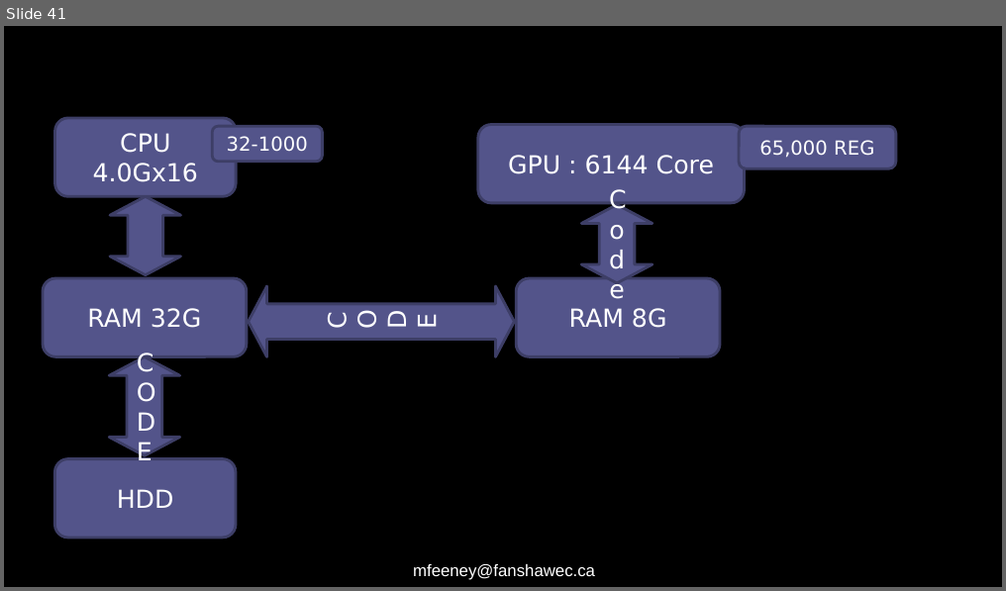
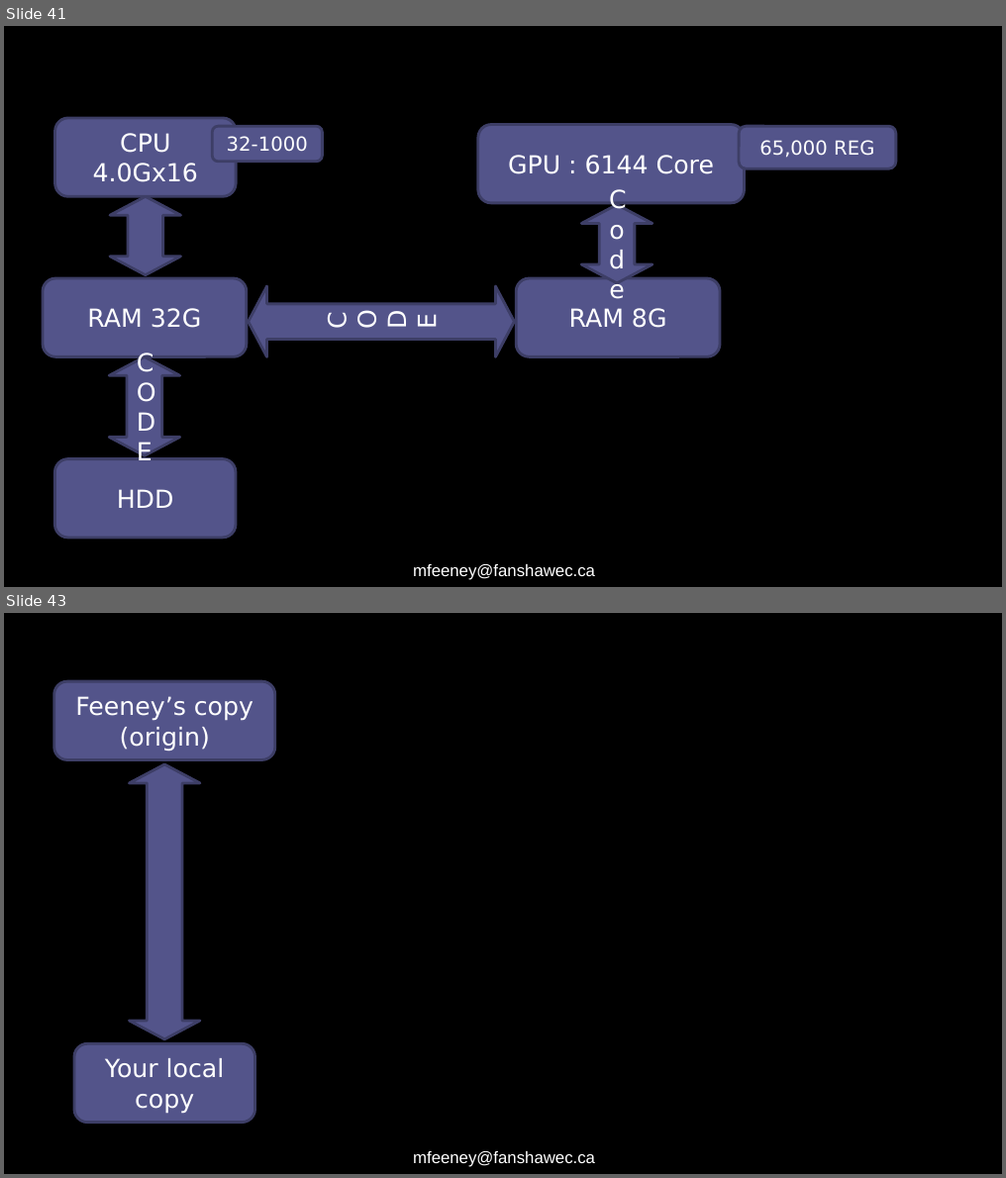
Before and after one commit to FeeneyCodes/INFO3111S22, a slide deck: Day2Day/Day_1 (Tues, June 28th, 2022)/INFO3111S22_W01_Course_Intro (long and boring PPT).pptx. Shown one above the other, each under a label of ours: slide 41 before the commit, slides 41 and 43 after it; the slides between them are not shown. The pictures are 1006x591 and 1006x1178 pixels, drawn with LibreOffice and Linux fonts; fonts in the diff are those of the drawing. Boxes give left, top, right and bottom in pixels: in the first picture for what was removed or moved away, otherwise in the second. Text is boxed around its words. In the diff, an @@ line names an element or a change of style, - is before the commit and + after.

```diff
--- a/Day2Day/Day_1 (Tues, June 28th, 2022)/INFO3111S22_W01_Course_Intro (long and boring PPT).pptx
+++ b/Day2Day/Day_1 (Tues, June 28th, 2022)/INFO3111S22_W01_Course_Intro (long and boring PPT).pptx
@@ slide 43 added at (x1=4, y1=613, x2=1002, y2=1174), background #000000; not listed: 1 template element that a slide beside it also shows @@
@@ rounded rectangle added at (x1=54, y1=682, x2=274, y2=761), fill #53548A, outline #3D3E66 2 pt, 18 pt, text #FFFFFF @@
+Feeney’s copy (origin)
@@ up down arrow added at (x1=130, y1=764, x2=201, y2=1040), fill #53548A, outline #3D3E66 2 pt @@
@@ rounded rectangle added at (x1=74, y1=1044, x2=254, y2=1123), fill #53548A, outline #3D3E66 2 pt, 18 pt, text #FFFFFF @@
+Your local copy
```
Also in this commit, not shown: 1 other slide added, 2 other files.
